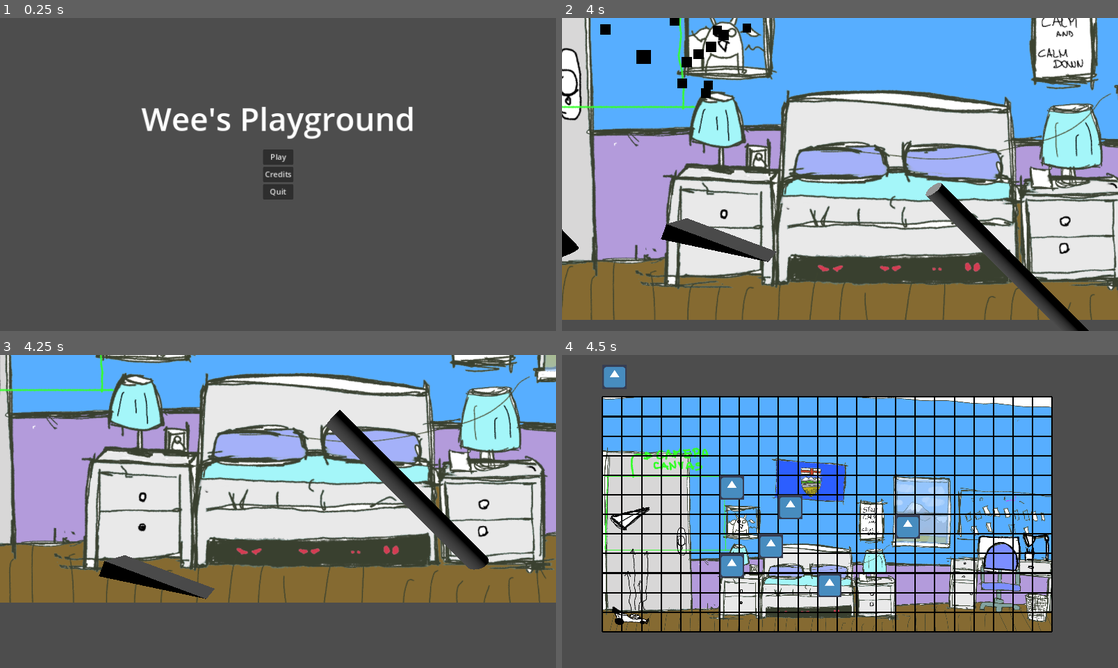
Above: before the commit, frames 1-4 (two rows, left to right).
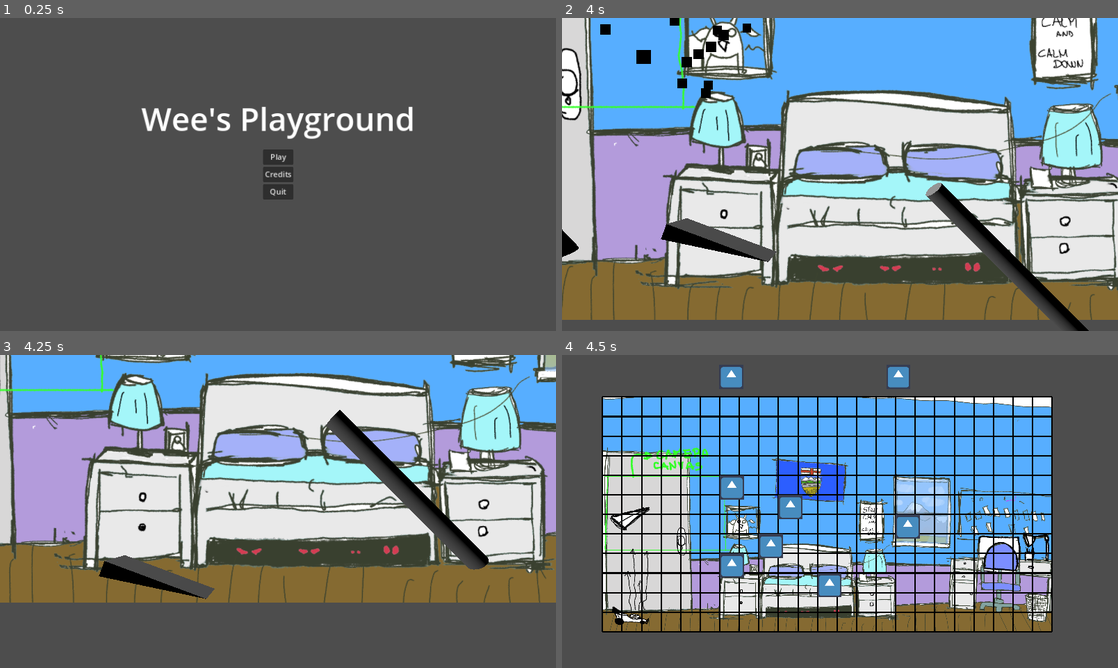
Above: after the commit, the same moments.

Repository: theWiseFoxes/Jam-take-flight
Game: Godot game, scene res://Scenes/gameScenes/main_menu.tscn
Two runs of this game, one before a commit and one after it. Both use one fixed random seed, a clock stepped at 60 frames per second and the inputs below. The engine's default icon, where the game draws it, is replaced by a stand-in: a white triangle on a blue panel in a dark square.
Inputs (mouse positions are in pixels of both pictures, inside the frame that each line leads up to):
- Up to frame 1 (0.25 s): no input
- Up to frame 2 (4 s): click "Play" at 0.5 s; click "Lets Go!" at 1.25 s; move the mouse to (962, 158) at 2.02 s; click (962, 158) at 2.1 s; move the mouse to (728, 190) at 2.77 s; tap Space (FanButton) at 2.85 s; click (728, 190) at 3.05 s; move the mouse to (895, 105) at 3.52 s; click (895, 105) at 3.6 s
- Up to frame 3 (4.25 s): no input
- Up to frame 4 (4.5 s): move the mouse to (812, 574) at 4.27 s; click (812, 574) at 4.35 s

Frames 1-3 are identical in both runs. In frame 4, 0.8% of the frame differs, in the area x 7-63%, y 3-11%.

Commit message:
set up a system for being able to select obstacle type

Diff:
--- a/take-flight-game/Scenes/gameScenes/2d_gameScene.tscn
+++ b/take-flight-game/Scenes/gameScenes/2d_gameScene.tscn
@@ -1,9 +1,20 @@
-[gd_scene load_steps=5 format=3 uid="uid://4ianqhb1b2xs"]
+[gd_scene load_steps=8 format=3 uid="uid://4ianqhb1b2xs"]
 
 [ext_resource type="Script" path="res://Scripts/obstacles/obstacle2DSpawner.gd" id="1_8birw"]
-[ext_resource type="PackedScene" uid="uid://cjavb16ynt332" path="res://Scenes/obstacles/obstacleBase2D.tscn" id="1_qw7gf"]
 [ext_resource type="Script" path="res://Scripts/drawGrid.gd" id="3_05ufi"]
+[ext_resource type="Script" path="res://Scenes/gameScenes/ObstaclePicker.gd" id="4_hxa2m"]
 [ext_resource type="Texture2D" uid="uid://cbifk5pxlml3c" path="res://Sprites/temp-background.png" id="4_nvrp2"]
+[ext_resource type="Script" path="res://Scripts/obstacles/obstacleMap.gd" id="8_3h7w2"]
+
+[sub_resource type="Resource" id="Resource_2i4h1"]
+script = ExtResource("8_3h7w2")
+asset3d = "res://Scenes/obstacles/obstacle_bouncing_ball.tscn"
+asset2d = "res://icon.svg"
+
+[sub_resource type="Resource" id="Resource_r7i82"]
+script = ExtResource("8_3h7w2")
+asset3d = "res://Scenes/obstacles/obstacle_brick.tscn"
+asset2d = "res://icon.svg"
 
 [node name="2dGameScene" type="Node2D"]
 
@@ -24,17 +35,11 @@
 unique_name_in_owner = true
 script = ExtResource("1_8birw")
 
-[node name="GridContainer" type="HBoxContainer" parent="."]
+[node name="obstaclePicker" type="HBoxContainer" parent="."]
 offset_left = 84.0
 offset_top = 20.0
 offset_right = 1014.0
 offset_bottom = 85.0
-
-[node name="Node2D3" parent="GridContainer" instance=ExtResource("1_qw7gf")]
-metadata/Version3D = "res://Scenes/obstacles/obstacle_brick.tscn"
-
-[node name="Node2D" parent="GridContainer" instance=ExtResource("1_qw7gf")]
-metadata/Version3D = "res://Scenes/obstacles/obstacle_brick.tscn"
-
-[node name="Node2D2" parent="GridContainer" instance=ExtResource("1_qw7gf")]
-metadata/Version3D = "res://Scenes/obstacles/obstacle_brick.tscn"
+alignment = 1
+script = ExtResource("4_hxa2m")
+Obstaclelist = Array[Resource]([SubResource("Resource_2i4h1"), SubResource("Resource_r7i82")])
--- /dev/null
+++ b/take-flight-game/Scenes/gameScenes/ObstaclePicker.gd
@@ -0,0 +1,32 @@
+extends HBoxContainer
+
+var baseObs = preload ("res://Scenes/obstacles/obstacleBase2D.tscn")
+var locked = false
+
+var loadedTypes: Dictionary
+@export var Obstaclelist: Array[obstacleMap]
+
+func getObsSprite(path):
+    if not loadedTypes.has(path):
+            loadedTypes[path] = load(path)
+    return loadedTypes[path]
+
+func _ready():
+    ObsSpawnData.obstacleAssets = Obstaclelist
+    var spacer = Control.new()
+    spacer.size_flags_horizontal = Control.SIZE_EXPAND
+    add_child(spacer)
+
+    for obs in Obstaclelist:
+        var option = baseObs.instantiate()
+        option.texture = getObsSprite(obs.asset2d)
+        option.set_meta("version3D", obs.asset3d)
+
+        var optionHolder = MarginContainer.new()
+        optionHolder.add_child(option)
+        optionHolder.custom_minimum_size = option.get_rect().size
+        add_child(optionHolder)
+
+        spacer = Control.new()
+        spacer.size_flags_horizontal = Control.SIZE_EXPAND
+        add_child(spacer)
--- a/take-flight-game/Scenes/obstacles/2dplacement.gd
+++ b/take-flight-game/Scenes/obstacles/2dplacement.gd
@@ -1,25 +1,33 @@
 extends Sprite2D
 
+var locked = false
 var moving = false
-var notChosen = false
-@onready var spawner: Node2D = $"../Spawner2D"
+@onready var spawner: Node2D = $"/root/2dGameScene/Spawner2D"
+@onready var grid: Node2D = $"/root/2dGameScene/gridNode"
+@onready var picker = $"/root/2dGameScene/obstaclePicker"
 
 func _ready():
     if get_parent() == spawner:
-        notChosen = true
+        locked = true
+    else:
+        locked = picker.locked&& not moving
 
 # Called every frame. 'delta' is the elapsed time since the previous frame.
 func _process(_delta):
-    if not notChosen:
-        if Input.is_action_just_pressed("select_sprite"):
-            if not moving:
-                if get_rect().has_point(to_local(get_viewport().get_mouse_position())):
-                    moving = true
-                else:
-                    notChosen = true
-            else:
-                if spawner.give_child(self):
-                    moving = false
-        if moving:
-            var cellPos = %gridNode.grid_snap(get_viewport().get_mouse_position())
-            position = cellPos
+    if locked:
+        return
+
+    locked = picker.locked&& not moving
+    if Input.is_action_just_pressed("select_sprite"):
+        if not moving:
+            if get_rect().has_point(to_local(get_viewport().get_mouse_position())):
+                moving = true
+                picker.locked = true
+                get_parent().remove_child(self)
+                picker.get_parent().add_child(self)
+        else:
+            if spawner.give_child(self):
+                moving = false
+    if moving:
+        var cellPos = grid.grid_snap(get_viewport().get_mouse_position())
+        global_position = cellPos
--- a/take-flight-game/Scripts/obstacles/obsSpawnData.gd
+++ b/take-flight-game/Scripts/obstacles/obsSpawnData.gd
@@ -8,14 +8,4 @@
 # the width and height of the background in meters
 var gridSize = Vector2(23, 12)
 
-func flatten(vec: Vector3):
-    return vec.x + (vec.y + 1) * vec.x
-
-func getCell(vec: Vector3):
-    return objLocs[floor(vec.x + (vec.y + 1) * vec.x)]
-
-func setCell(vec: Vector3, data):
-    objLocs[floor(vec.x + (vec.y) * vec.x)] = data
-
-func checkPos(vec: Vector3):
-    return objLocs.has(floor(vec.x + (vec.y) * vec.x))
+var obstacleAssets: Array[obstacleMap]
--- a/take-flight-game/Scripts/obstacles/obstacle2DSpawner.gd
+++ b/take-flight-game/Scripts/obstacles/obstacle2DSpawner.gd
@@ -2,11 +2,11 @@
 
 # spawn obstacles from the global ObstacleSpawningData.objectLocations object, almost the exact same as the 3d verision
 var baseObs = preload ("res://Scenes/obstacles/obstacleBase2D.tscn")
-var loadedTypes: Dictionary
 
 @onready var scaleHeight = %tempBackground.get_rect().size.y
 @onready var cellSize = %gridNode.cellSize
 @onready var spriteScale = %tempBackground.scale
+@onready var picker = $"../obstaclePicker"
 
 # Called when the node enters the scene tree for the first time.
 func _ready():
@@ -26,10 +26,7 @@
         instance.name = obstacle.name
         self.add_child(instance)
 
-    if not loadedTypes.has(obstacle.spriteFor2D):
-            loadedTypes[obstacle.spriteFor2D] = load(obstacle.spriteFor2D)
-
-    instance.texture = loadedTypes[obstacle.spriteFor2D]
+    instance.texture = picker.getObsSprite(obstacle.spriteFor2D)
     instance.position = scale3Dto2D(obstacle.location)
     instance.set_meta("version3D", obstacle.version3D)
     instance.set_meta("gridLoc", obstacle.location)
--- /dev/null
+++ b/take-flight-game/Scripts/obstacles/obstacleMap.gd
@@ -0,0 +1,3 @@
+class_name obstacleMap extends Resource
+@export var asset3d: String
+@export var asset2d: String
